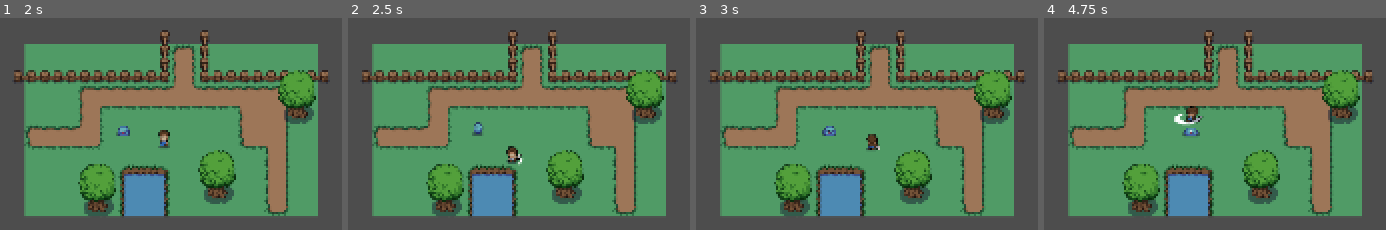
Above: before the commit, frames 1-4 (left to right).
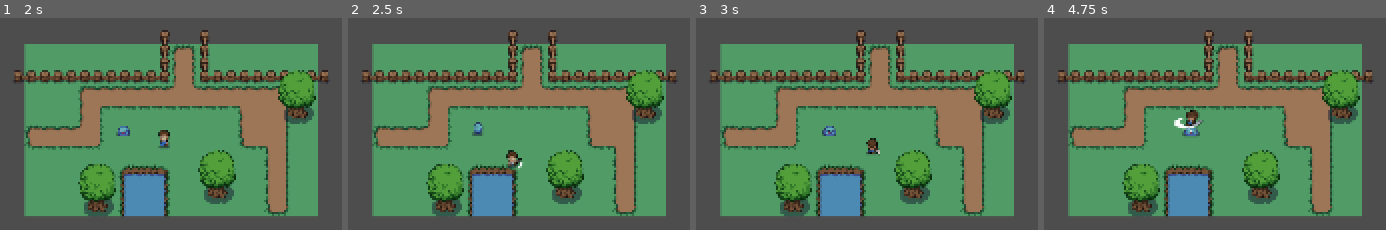
Above: after the commit, the same moments.

Repository: Blazin-2180/mysticforest
Game: Godot game, scene res://Scenes/area_1.tscn
Two runs of this game, one before a commit and one after it. Both use one fixed random seed, a clock stepped at 60 frames per second and the inputs below.
Inputs (mouse positions are in pixels of both pictures, inside the frame that each line leads up to):
- Up to frame 1 (2 s): tap Enter at 0.5 s; move the mouse to (outside the picture) at 0.52 s; press the mouse at (outside the picture) at 0.53 s; hold D (right) 0.53-1.28 s; tap Space at 1.25 s; move the mouse to (outside the picture) at 1.27 s; release the mouse at (outside the picture) at 1.28 s; hold S (down) from 1.28 s (still down); click (outside the picture) at 1.35 s
- Up to frame 2 (2.5 s): tap Enter at 2 s; move the mouse to (outside the picture) at 2.02 s; release S (down) at 2.03 s; press the mouse at (outside the picture) at 2.03 s; hold D (right) from 2.03 s (still down)
- Up to frame 3 (3 s): tap Space at 2.75 s; move the mouse to (outside the picture) at 2.77 s; release D (right) at 2.78 s; release the mouse at (outside the picture) at 2.78 s; hold W (up) from 2.78 s (still down); click (outside the picture) at 2.85 s
- Up to frame 4 (4.75 s): tap Enter at 3.5 s; move the mouse to (outside the picture) at 3.52 s; release W (up) at 3.53 s; press the mouse at (outside the picture) at 3.53 s; hold A (left) from 3.53 s (still down); tap Space at 4.25 s; move the mouse to (outside the picture) at 4.27 s; release the mouse at (outside the picture) at 4.28 s; click (outside the picture) at 4.35 s

Frame 1 is identical in both runs. In frame 2, 0.4% of the frame differs, in the area x 46-52%, y 60-72%; in frame 3, 0.3%; in frame 4, 0.6%, in the area x 38-47%, y 41-53%.

Commit message:
AttackSlime
Not currently working.
Knockback is not working.
Can't actually hit the slime.
Can't get the slime to print its hp and register that it is taking damage.

Diff:
--- a/Scenes/player.tscn
+++ b/Scenes/player.tscn
@@ -7,6 +7,7 @@
 [ext_resource type="Script" uid="uid://pdebiy7r1fvw" path="res://Scripts/state_idle.gd" id="4_fkybt"]
 [ext_resource type="Script" uid="uid://brxrr4qykfen4" path="res://Scripts/state_walk.gd" id="5_fkybt"]
 [ext_resource type="Script" uid="uid://b0q88dv6he4lg" path="res://Scripts/state_attack.gd" id="6_3smsa"]
+[ext_resource type="PackedScene" uid="uid://dmywvab54r883" path="res://GeneralNodes/HitBox/hit_box.tscn" id="8_8erm5"]
 
 [sub_resource type="CircleShape2D" id="CircleShape2D_1htnp"]
 radius = 4.12311
@@ -200,6 +201,8 @@
 
 [sub_resource type="CircleShape2D" id="CircleShape2D_8erm5"]
 
+[sub_resource type="CircleShape2D" id="CircleShape2D_f1ek2"]
+
 [node name="Player" type="CharacterBody2D"]
 collision_mask = 128
 motion_mode = 1
@@ -207,6 +210,7 @@
 
 [node name="PlayerCollision" type="CollisionShape2D" parent="."]
 y_sort_enabled = true
+position = Vector2(0, -5)
 shape = SubResource("CircleShape2D_1htnp")
 
 [node name="Player_Sprite" type="Sprite2D" parent="."]
@@ -226,7 +230,7 @@
 script = ExtResource("3_3smsa")
 
 [node name="CollisionShape2D" type="CollisionShape2D" parent="Player_Sprite/AttackHurtBox"]
-position = Vector2(0, 11)
+position = Vector2(0, 12)
 shape = SubResource("CircleShape2D_8erm5")
 debug_color = Color(0.9324755, 0.23330879, 0.3061124, 0.41960785)
 
@@ -241,3 +245,10 @@
 
 [node name="Attack" type="Node" parent="StateMachine"]
 script = ExtResource("6_3smsa")
+
+[node name="HitBox" parent="." instance=ExtResource("8_8erm5")]
+
+[node name="CollisionShape2D" type="CollisionShape2D" parent="HitBox"]
+position = Vector2(0, -7)
+shape = SubResource("CircleShape2D_f1ek2")
+debug_color = Color(0.604196, 0.4956571, 0.5966518, 0.41960785)
--- a/Scenes/slime.tscn
+++ b/Scenes/slime.tscn
@@ -1,10 +1,19 @@
-[gd_scene load_steps=19 format=3 uid="uid://ex424qjj2be3"]
+[gd_scene load_steps=29 format=3 uid="uid://ex424qjj2be3"]
 
 [ext_resource type="Script" uid="uid://b5dvvx5p3kq2g" path="res://Scripts/slime.gd" id="1_5gljc"]
 [ext_resource type="Texture2D" uid="uid://cdyi0xpnhdbew" path="res://Sprites/characters/slime.png" id="1_jokqx"]
+[ext_resource type="AudioStream" uid="uid://by3w8hqduffhb" path="res://Audio/slimedeath.wav" id="3_r4o34"]
 [ext_resource type="Script" uid="uid://bb2jhgt0uk7te" path="res://Scripts/slime_state_machine.gd" id="3_vblni"]
 [ext_resource type="Script" uid="uid://bohona2q58fhi" path="res://Scripts/slime_state_idle.gd" id="4_e388w"]
+[ext_resource type="AudioStream" uid="uid://card765jpk5dy" path="res://Audio/slime.wav" id="4_y26kt"]
 [ext_resource type="Script" uid="uid://cuo1rq0p738w0" path="res://Scripts/slime_state_wander.gd" id="5_r4o34"]
+[ext_resource type="Script" uid="uid://brrsbrj7v7ght" path="res://Scripts/slime_state_stun.gd" id="8_c7ij5"]
+[ext_resource type="Script" uid="uid://bmsalek0e3su7" path="res://Scripts/slime_state_death.gd" id="9_c7ij5"]
+[ext_resource type="PackedScene" uid="uid://ct2q7q6w76wi4" path="res://GeneralNodes/HurtBox/hurt_box.tscn" id="9_psnrq"]
+[ext_resource type="PackedScene" uid="uid://dmywvab54r883" path="res://GeneralNodes/HitBox/hit_box.tscn" id="10_y26kt"]
+
+[sub_resource type="CircleShape2D" id="CircleShape2D_10642"]
+radius = 6.0
 
 [sub_resource type="CircleShape2D" id="CircleShape2D_vblni"]
 radius = 6.0
@@ -23,6 +32,18 @@
 "update": 1,
 "values": [0]
 }
+tracks/1/type = "value"
+tracks/1/imported = false
+tracks/1/enabled = true
+tracks/1/path = NodePath("SlimeSprite:modulate")
+tracks/1/interp = 1
+tracks/1/loop_wrap = true
+tracks/1/keys = {
+"times": PackedFloat32Array(0),
+"transitions": PackedFloat32Array(1),
+"update": 0,
+"values": [Color(1, 1, 1, 1)]
+}
 
 [sub_resource type="Animation" id="Animation_r4o34"]
 resource_name = "attack_down"
@@ -71,19 +92,34 @@
 
 [sub_resource type="Animation" id="Animation_psnrq"]
 resource_name = "death"
-length = 0.6
-tracks/0/type = "value"
-tracks/0/imported = false
-tracks/0/enabled = true
-tracks/0/path = NodePath("SlimeSprite:frame")
-tracks/0/interp = 1
-tracks/0/loop_wrap = true
-tracks/0/keys = {
-"times": PackedFloat32Array(0, 0.2, 0.4, 0.6),
-"transitions": PackedFloat32Array(1, 1, 1, 1),
-"update": 1,
-"values": [62, 63, 64, 65]
-}
+length = 0.8
+tracks/0/type = "value"
+tracks/0/imported = false
+tracks/0/enabled = true
+tracks/0/path = NodePath("SlimeSprite:frame")
+tracks/0/interp = 1
+tracks/0/loop_wrap = true
+tracks/0/keys = {
+"times": PackedFloat32Array(0, 0.2, 0.4, 0.6, 0.8),
+"transitions": PackedFloat32Array(1, 1, 1, 1, 1),
+"update": 1,
+"values": [84, 85, 86, 87, 88]
+}
+tracks/1/type = "audio"
+tracks/1/imported = false
+tracks/1/enabled = true
+tracks/1/path = NodePath("AudioStreamPlayer2D")
+tracks/1/interp = 1
+tracks/1/loop_wrap = true
+tracks/1/keys = {
+"clips": [{
+"end_offset": 0.0,
+"start_offset": 0.0,
+"stream": ExtResource("3_r4o34")
+}],
+"times": PackedFloat32Array(0)
+}
+tracks/1/use_blend = true
 
 [sub_resource type="Animation" id="Animation_swwnm"]
 resource_name = "idle_down"
@@ -135,6 +171,111 @@
 "update": 1,
 "values": [14, 15, 16, 17]
 }
+
+[sub_resource type="Animation" id="Animation_kh8cv"]
+resource_name = "stun_down"
+length = 0.2
+tracks/0/type = "value"
+tracks/0/imported = false
+tracks/0/enabled = true
+tracks/0/path = NodePath("SlimeSprite:frame")
+tracks/0/interp = 1
+tracks/0/loop_wrap = true
+tracks/0/keys = {
+"times": PackedFloat32Array(0, 0.1, 0.2),
+"transitions": PackedFloat32Array(1, 1, 1),
+"update": 1,
+"values": [63, 64, 65]
+}
+tracks/1/type = "value"
+tracks/1/imported = false
+tracks/1/enabled = true
+tracks/1/path = NodePath("SlimeSprite:modulate")
+tracks/1/interp = 1
+tracks/1/loop_wrap = true
+tracks/1/keys = {
+"times": PackedFloat32Array(0.06666667, 0.23333333),
+"transitions": PackedFloat32Array(1, 1),
+"update": 0,
+"values": [Color(1, 1, 1, 1), Color(1, 1, 1, 1)]
+}
+tracks/2/type = "audio"
+tracks/2/imported = false
+tracks/2/enabled = true
+tracks/2/path = NodePath("AudioStreamPlayer2D")
+tracks/2/interp = 1
+tracks/2/loop_wrap = true
+tracks/2/keys = {
+"clips": [{
+"end_offset": 0.034694474,
+"start_offset": 0.0,
+"stream": ExtResource("4_y26kt")
+}],
+"times": PackedFloat32Array(0)
+}
+tracks/2/use_blend = true
+
+[sub_resource type="Animation" id="Animation_555id"]
+resource_name = "stun_side"
+length = 0.2
+tracks/0/type = "value"
+tracks/0/imported = false
+tracks/0/enabled = true
+tracks/0/path = NodePath("SlimeSprite:frame")
+tracks/0/interp = 1
+tracks/0/loop_wrap = true
+tracks/0/keys = {
+"times": PackedFloat32Array(0, 0.1, 0.2),
+"transitions": PackedFloat32Array(1, 1, 1),
+"update": 1,
+"values": [70, 71, 72]
+}
+tracks/1/type = "audio"
+tracks/1/imported = false
+tracks/1/enabled = true
+tracks/1/path = NodePath("AudioStreamPlayer2D")
+tracks/1/interp = 1
+tracks/1/loop_wrap = true
+tracks/1/keys = {
+"clips": [{
+"end_offset": 0.034694474,
+"start_offset": 0.0,
+"stream": ExtResource("4_y26kt")
+}],
+"times": PackedFloat32Array(0)
+}
+tracks/1/use_blend = true
+
+[sub_resource type="Animation" id="Animation_xq7bh"]
+resource_name = "stun_up"
+length = 0.2
+tracks/0/type = "value"
+tracks/0/imported = false
+tracks/0/enabled = true
+tracks/0/path = NodePath("SlimeSprite:frame")
+tracks/0/interp = 1
+tracks/0/loop_wrap = true
+tracks/0/keys = {
+"times": PackedFloat32Array(0, 0.1, 0.2),
+"transitions": PackedFloat32Array(1, 1, 1),
+"update": 1,
+"values": [77, 78, 79]
+}
+tracks/1/type = "audio"
+tracks/1/imported = false
+tracks/1/enabled = true
+tracks/1/path = NodePath("AudioStreamPlayer2D")
+tracks/1/interp = 1
+tracks/1/loop_wrap = true
+tracks/1/keys = {
+"clips": [{
+"end_offset": 0.036082253,
+"start_offset": 0.0,
+"stream": ExtResource("4_y26kt")
+}],
+"times": PackedFloat32Array(0)
+}
+tracks/1/use_blend = true
 
 [sub_resource type="Animation" id="Animation_5gljc"]
 resource_name = "walk_down"
@@ -194,6 +335,9 @@
 &"idle_down": SubResource("Animation_swwnm"),
 &"idle_side": SubResource("Animation_paq7w"),
 &"idle_up": SubResource("Animation_f4si1"),
+&"stun_down": SubResource("Animation_kh8cv"),
+&"stun_side": SubResource("Animation_555id"),
+&"stun_up": SubResource("Animation_xq7bh"),
 &"walk_down": SubResource("Animation_5gljc"),
 &"walk_side": SubResource("Animation_vblni"),
 &"walk_up": SubResource("Animation_e388w")
@@ -203,6 +347,22 @@
 collision_layer = 64
 collision_mask = 129
 script = ExtResource("1_5gljc")
+
+[node name="HurtBox" parent="." instance=ExtResource("9_psnrq")]
+
+[node name="CollisionShape2D" type="CollisionShape2D" parent="HurtBox"]
+position = Vector2(0, -6)
+shape = SubResource("CircleShape2D_10642")
+debug_color = Color(0.9875826, 0.06837226, 0.22504988, 0.41960785)
+
+[node name="HitBox" parent="." instance=ExtResource("10_y26kt")]
+collision_layer = 64
+collision_mask = 0
+
+[node name="CollisionShape2D" type="CollisionShape2D" parent="HitBox"]
+position = Vector2(0, -6)
+shape = SubResource("CircleShape2D_10642")
+debug_color = Color(0.49352223, 0.54548895, 0.5766261, 0.41960785)
 
 [node name="SlimeSprite" type="Sprite2D" parent="."]
 position = Vector2(0, -8)
@@ -231,3 +391,12 @@
 script = ExtResource("5_r4o34")
 state_animation_duration = 0.6
 next_state = NodePath("../Idle")
+
+[node name="Stun" type="Node" parent="SlimeStateMachine" node_paths=PackedStringArray("next_state")]
+script = ExtResource("8_c7ij5")
+next_state = NodePath("../Idle")
+
+[node name="Death" type="Node" parent="SlimeStateMachine"]
+script = ExtResource("9_c7ij5")
+
+[node name="AudioStreamPlayer2D" type="AudioStreamPlayer2D" parent="."]
--- a/Scripts/player.gd
+++ b/Scripts/player.gd
@@ -6,7 +6,6 @@
 const DIR_4 = [Vector2.RIGHT, Vector2.DOWN, Vector2.LEFT, Vector2.UP]
 
 @onready var player_sprite: Sprite2D = $Player_Sprite
-
 @onready var state_machine: Node2D = $StateMachine
 @onready var animation_player: AnimationPlayer = $Player_Sprite/AnimationPlayer
 
--- a/Scripts/slime.gd
+++ b/Scripts/slime.gd
@@ -1,12 +1,13 @@
 class_name Slime extends CharacterBody2D
 
 signal direction_changed (new_direction : Vector2)
-#signal enemy_damaged()
+signal enemy_damaged()
+signal enemy_death()
 
 const DIR_4 = [ Vector2.RIGHT, Vector2.DOWN, Vector2.LEFT, Vector2.UP ]
 
 # Set enemy HP
-@export var HP : int = 3
+@export var hp : int = 3
 
 var cardinal_direction : Vector2 = Vector2.DOWN
 var direction : Vector2 = Vector2.ZERO
@@ -15,12 +16,14 @@
 
 @onready var animation_player : AnimationPlayer = $SlimeAnimations
 @onready var sprite : Sprite2D = $SlimeSprite
-#@onready var hitbox : HitBox = $HitBox
+@onready var hit_box: HitBox = $HitBox
+#@onready var hurt_box: HurtBox = $HurtBox
 @onready var slime_state_machine: Node = $SlimeStateMachine
 
 func _ready() -> void:
 	slime_state_machine.inititalise ( self )
 	player = GlobalPlayerManager.player
+	hit_box.damaged.connect( _take_damage )
 	pass
 
 func _process ( _delta : float ) -> void:
@@ -60,3 +63,12 @@
 		return 'up'
 	else :
 		return 'side'
+
+func _take_damage ( damage : int ) -> void :
+	if invulnerable == true:
+		return
+	hp -= damage
+	if hp > 0:
+		enemy_damaged.emit()
+	else:
+		enemy_death.emit()
--- /dev/null
+++ b/Scripts/slime_state_death.gd
@@ -0,0 +1,38 @@
+class_name SlimeStateDeath extends SlimeState
+
+@export var animation_name : String = "death"
+@export var knockback_speed : float = 200.0
+@export var decelerate_speed : float = 10.0
+
+@export_category("AI")
+
+var _direction : Vector2
+
+func init() -> void :
+	slime.enemy_death.connect (_on_slime_death)
+	pass
+
+func enter() -> void :
+	slime.invulnerable = true
+	_direction = slime.global_position.direction_to( slime.player.global_position )
+	slime.set_direction ( _direction )
+	slime.velocity = _direction * -knockback_speed
+	slime.update_animation ( animation_name )
+	slime.animation_player.animation_finished.connect( _on_animation_finished )
+	pass
+
+func process ( _delta : float ) -> SlimeState :
+	slime.velocity -= slime.velocity * decelerate_speed * _delta
+	return null
+
+func physics( _delta : float ) -> SlimeState :
+	return null
+
+func _on_slime_death () -> void :
+	slime_state_machine.change_state( self )
+
+func _on_animation_finished ( _a : String ) -> void :
+	slime.queue_free()
+
+func _exit() -> void:
+	pass
--- /dev/null
+++ b/Scripts/slime_state_stun.gd
@@ -0,0 +1,46 @@
+class_name SlimeStateStun extends SlimeState
+
+@export var animation_name : String = "stun"
+@export var knockback_speed : float = 200.0
+@export var decelerate_speed : float = 10.0
+
+@export_category("AI")
+@export var next_state : SlimeState
+
+var _direction : Vector2
+var _animation_finished : bool = false
+
+func init() -> void :
+	slime.enemy_damaged.connect (_on_enemy_damaged)
+	pass
+
+func enter() -> void :
+	slime.invulnerable = true
+	_animation_finished = false
+	_direction = slime.global_position.direction_to( slime.player.global_position )
+	slime.set_direction ( _direction )
+	slime.velocity = _direction * -knockback_speed
+	slime.update_animation (animation_name)
+
+	slime.animation_player.animation_finished.connect( _on_animation_finished )
+	pass
+
+func process ( _delta : float ) -> SlimeState :
+	if _animation_finished == true:
+		return next_state
+	slime.velocity -= slime.velocity * decelerate_speed * _delta
+	return null
+
+func physics(_delta : float) -> SlimeState :
+	return null
+
+func _on_enemy_damaged () -> void :
+	slime_state_machine.change_state( self )
+
+func _on_animation_finished ( _a : String ) -> void :
+	_animation_finished = true
+
+func _exit() -> void:
+	slime.invulnerable = false
+	slime.animation_player.animation_finished.disconnect( _on_animation_finished )
+	pass
--- a/Scripts/state_attack.gd
+++ b/Scripts/state_attack.gd
@@ -20,7 +20,6 @@
 	attack_animation.play( "attack_" + player.animation_direction () )
 	attack_animation.animation_finished.connect ( end_attack )
 	attacking = true
-	print( attacking )
 	attack_hurt_box.monitoring = true
 	pass
 
@@ -28,7 +27,6 @@
 func exit() -> void:
 	attack_animation.animation_finished.disconnect ( end_attack )
 	attacking = false
-	print( attacking )
 	# delays the attack animation
 	await get_tree().create_timer(0.075).timeout
 	# resets the hurtbox
@@ -56,4 +54,3 @@
 # Setting Attack state back to false once Attacking has ended
 func end_attack ( _new_animation_name : String ) -> void :
 	attacking = false
-	print(attacking)
--- /dev/null
+++ b/default_bus_layout.tres
@@ -0,0 +1,15 @@
+[gd_resource type="AudioBusLayout" format=3 uid="uid://b6v7bynpmvir5"]
+
+[resource]
+bus/1/name = &"Music"
+bus/1/solo = false
+bus/1/mute = false
+bus/1/bypass_fx = false
+bus/1/volume_db = -11.951987
+bus/1/send = &"Master"
+bus/2/name = &"SFX"
+bus/2/solo = false
+bus/2/mute = false
+bus/2/bypass_fx = false
+bus/2/volume_db = -11.951987
+bus/2/send = &"Master"
--- a/project.godot
+++ b/project.godot
@@ -24,6 +24,7 @@
 
 window/size/viewport_width=512
 window/size/viewport_height=303
+window/size/initial_position_type=4
 window/size/window_width_override=1920
 window/size/window_height_override=1080
 
Not shown, added: Audio/slime.wav.import
Not shown, added: Audio/slimedeath.wav.import
Not shown: 1 places in Scenes/player.tscn that only renumber resources
Not shown, added: Scripts/slime_state_death.gd.uid
Not shown, added: Scripts/slime_state_stun.gd.uid
Not shown, added: Audio/slime.wav
Not shown, added: Audio/slimedeath.wav
